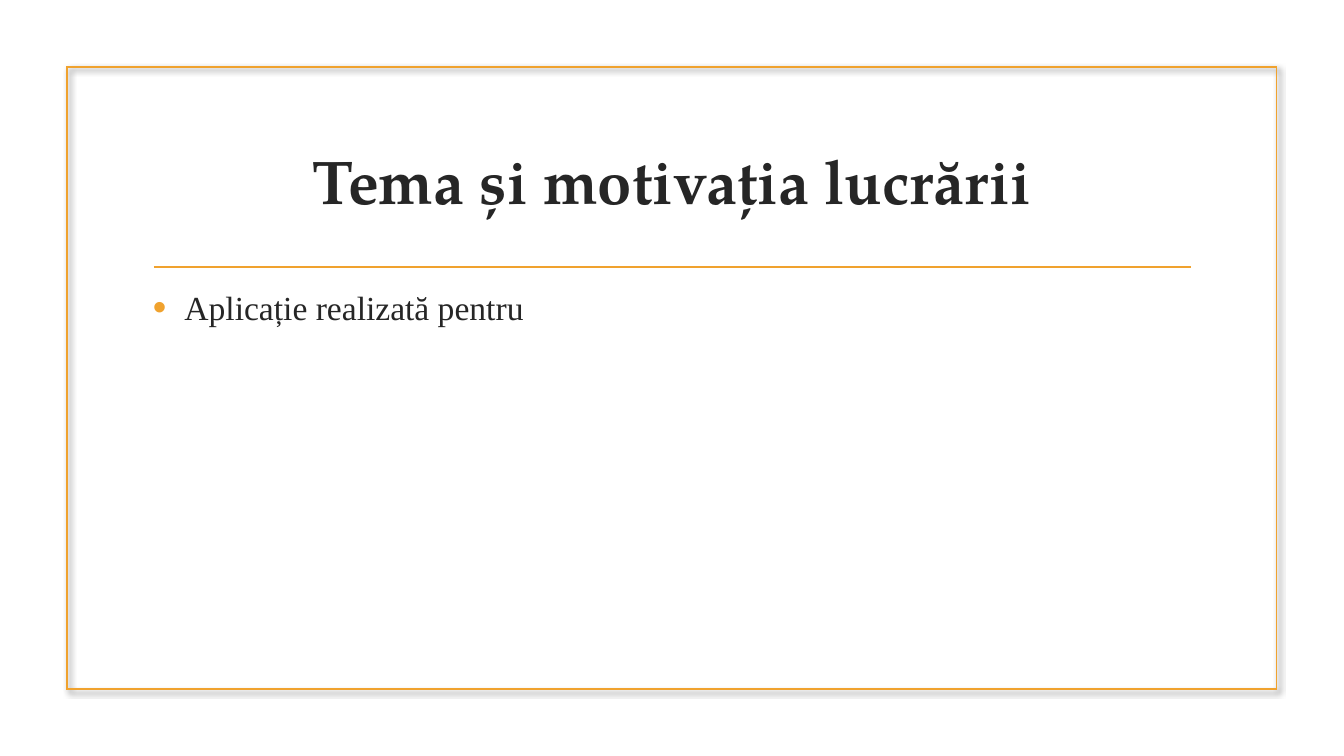
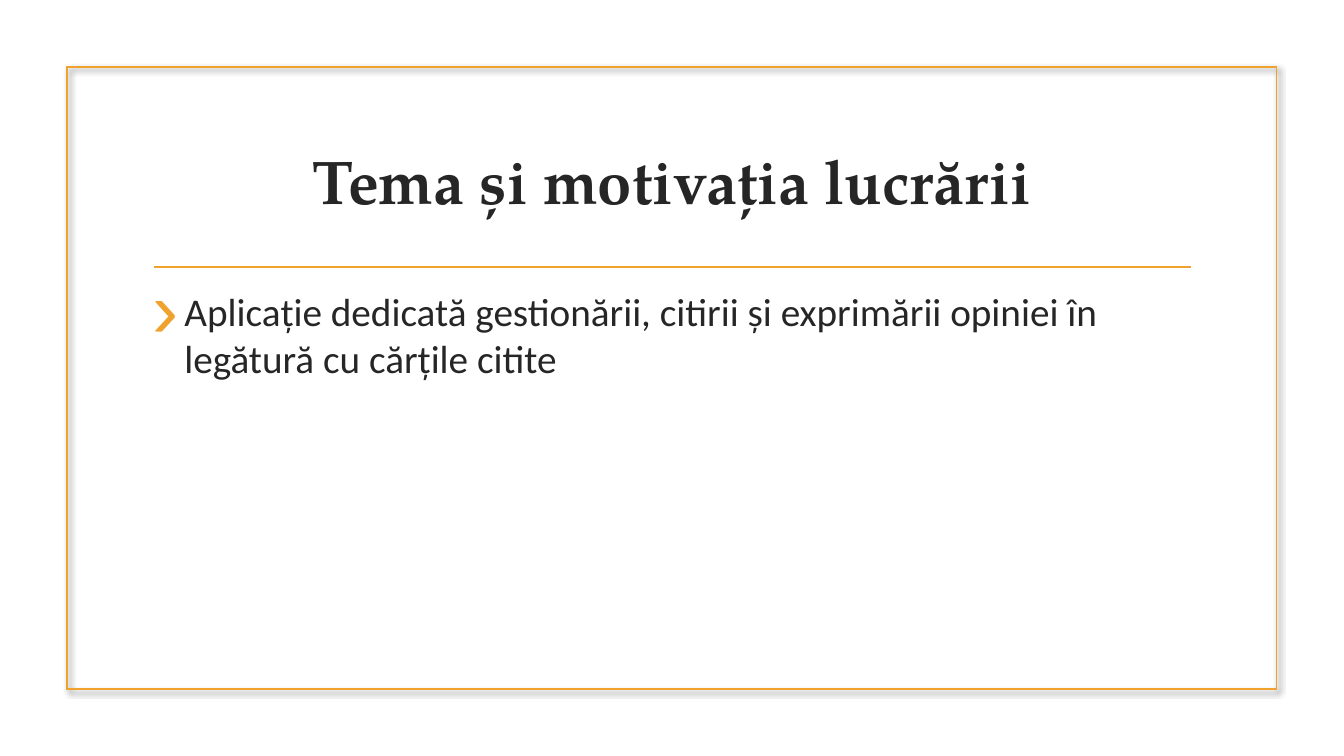
Before and after one commit to Scyree/BachelorThesis, a slide deck: slide 3 of Licenta2018CorfuAlexandru/ExploreBooks.pptx. Drawn at 1344x756 pixels with LibreOffice and Linux fonts; fonts in the diff are those of the drawing; background and template pictures are left out. Boxes give left, top, right and bottom in pixels: in the first picture for what was removed or moved away, otherwise in the second. Text is boxed around its words. In the diff, an @@ line names an element or a change of style, - is before the commit and + after.

```diff
--- a/Licenta2018CorfuAlexandru/ExploreBooks.pptx
+++ b/Licenta2018CorfuAlexandru/ExploreBooks.pptx
@@ text at (184, 298, 1097, 380): text changed; size 24 to 28 pt; font Times New Roman to Calibri @@
-• Aplicație realizată pentru
+› Aplicație dedicată gestionării, citirii și exprimării opiniei în legătură cu cărțile citite
```
Also in this commit, not shown: 4 other slides changed, 5 slides added, 2 slides removed.
